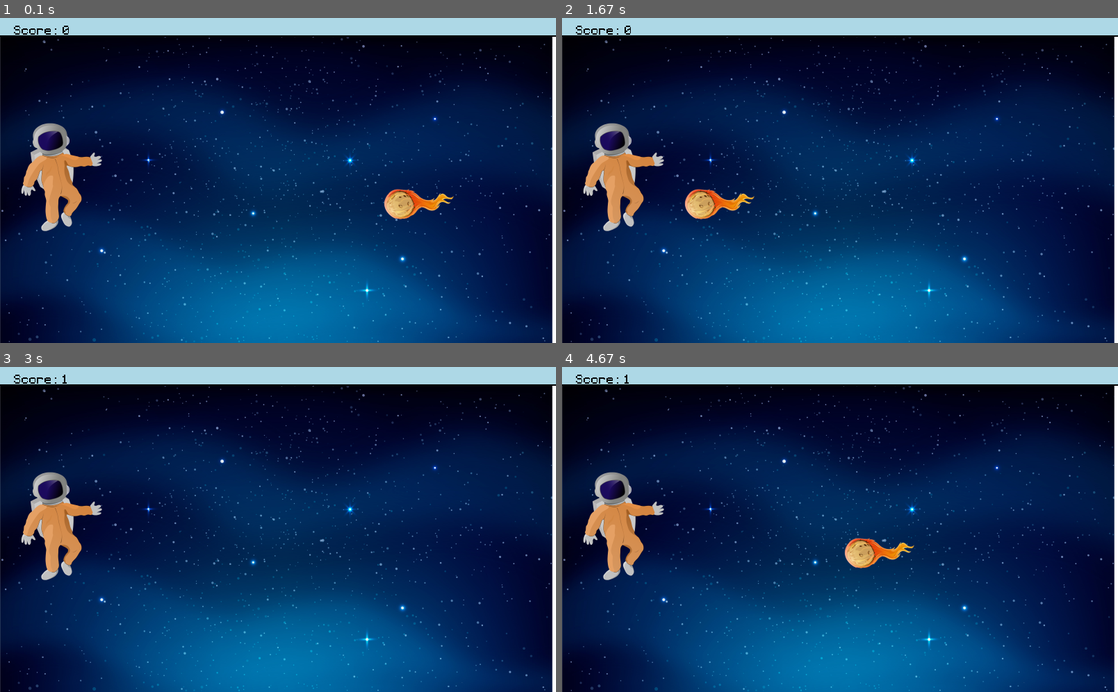
Above: before the commit, frames 1-4 (two rows, left to right).
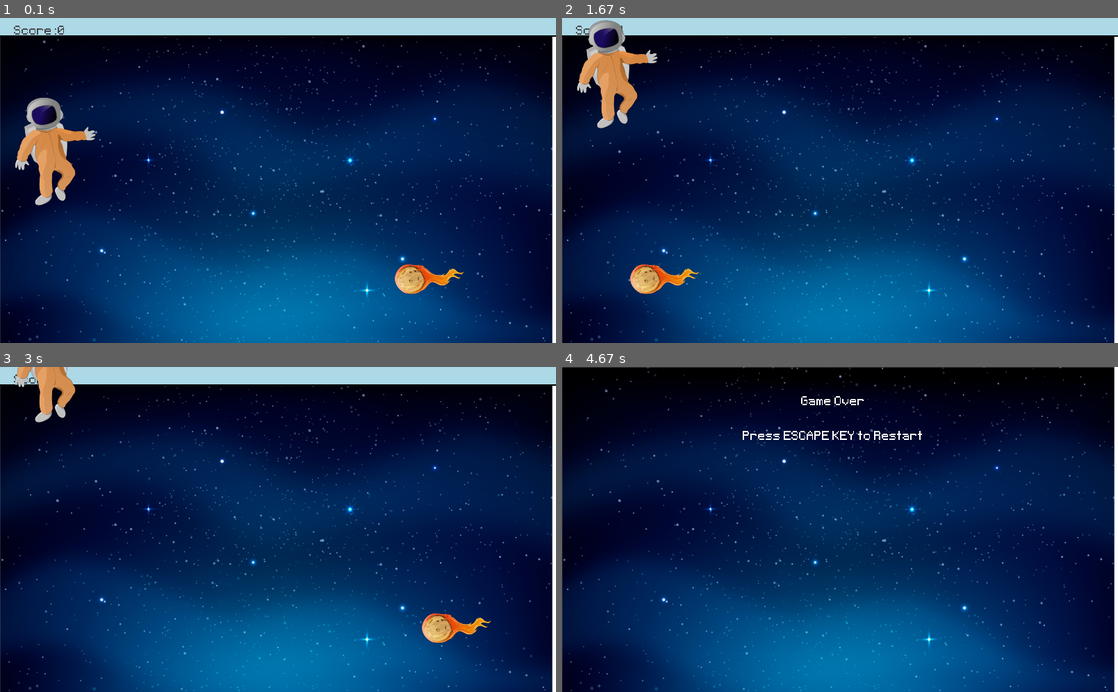
Above: after the commit, the same moments.

Repository: Manya2406/Space_Dodge
Game: pygame game, started from pygame space/game.py
Two runs of this game, one before a commit and one after it. Both use one fixed random seed, a clock stepped at 60 frames per second and the inputs below.
Inputs (mouse positions are in pixels of both pictures, inside the frame that each line leads up to):
- Up to frame 1 (0.1 s): no input
- Up to frame 2 (1.67 s): press the mouse at (617, 122) at 0.37 s; move the mouse to (717, 109) at 0.47 s; release the mouse at (817, 92) at 0.6 s; tap Space at 0.67 s; press the mouse at (617, 31) at 1.03 s; move the mouse to (717, 79) at 1.13 s; release the mouse at (823, 125) at 1.27 s; press the mouse at (617, 138) at 1.37 s; move the mouse to (645, 131) at 1.47 s; release the mouse at (673, 128) at 1.6 s
- Up to frame 3 (3 s): press the mouse at (55, 422) at 1.7 s; move the mouse to (222, 448) at 1.8 s; release the mouse at (394, 471) at 1.93 s; press the mouse at (55, 386) at 2.03 s; move the mouse to (100, 464) at 2.13 s; release the mouse at (144, 542) at 2.27 s; press the mouse at (55, 500) at 2.37 s; move the mouse to (100, 575) at 2.47 s; release the mouse at (144, 653) at 2.6 s; press the mouse at (55, 435) at 2.7 s; move the mouse to (194, 422) at 2.8 s; release the mouse at (333, 409) at 2.93 s
- Up to frame 4 (4.67 s): press the mouse at (617, 396) at 3.03 s; move the mouse to (817, 500) at 3.13 s; release the mouse at (1012, 607) at 3.27 s; press the mouse at (617, 510) at 3.37 s; move the mouse to (828, 487) at 3.47 s; release the mouse at (1034, 464) at 3.6 s; press the mouse at (617, 448) at 3.7 s; move the mouse to (739, 532) at 3.8 s; release the mouse at (862, 617) at 3.93 s; press the mouse at (617, 402) at 4.03 s; move the mouse to (639, 419) at 4.13 s; release the mouse at (667, 438) at 4.27 s; press the mouse at (617, 402) at 4.37 s; move the mouse to (817, 461) at 4.47 s; release the mouse at (1017, 523) at 4.6 s

The runs differ from the first frame. In frame 1, 4.1% of the frame differs, in the area x 2-84%, y 2-86%; in frame 2, 5.6%; in frame 3, 3.8%; in frame 4, 8.5%, in the area x 0-100%, y 0-66%.

Commit message:
game functional

Diff:
--- a/pygame space/game.py
+++ b/pygame space/game.py
@@ -1,5 +1,11 @@
 import pygame
 from sys import exit
+
+def display_score():
+    current_time = pygame.time.get_ticks() - start_time
+    score_surf = test_font.render('Score:'+ str(int(current_time/1000)), True,(64,64,64))
+    score_rect = score_surf.get_rect(topleft = (20,10))
+    screen.blit(score_surf, score_rect)
 
 
 pygame.init()
@@ -7,20 +13,23 @@
 pygame.display.set_caption("sprinter")
 clock = pygame.time.Clock()
 test_font = pygame.font.Font("font\Pixeltype.ttf", 30)
+game_active = True
+start_time = 0
 
-scr = '0'
 
 sky_surface = pygame.image.load("2824536_1.png").convert()
-text_surface_1 = test_font.render('Score:', False, 'Black' )
-text_rect_1 = text_surface_1.get_rect(topleft = (20,10))
-text_surface_2 = test_font.render(scr, False, 'Black' )
-text_rect_2 = text_surface_2.get_rect(topleft = (90,10))
+text_surf_open = test_font.render("Game Over",False, 'White')
+text_rect_open = text_surf_open.get_rect(center = (390,50))
+text_surf_open_1 = test_font.render("Press ESCAPE KEY to Restart",False, 'White')
+text_rect_open_1 = text_surf_open_1.get_rect(center = (390,100))
+
 
 snail_surface = pygame.image.load("asteroid.png").convert_alpha()
-snail_rect = snail_surface.get_rect(bottomright = (700,380))
+snail_rect = snail_surface.get_rect(bottomright = (700,400))
 
 player_surf = pygame.image.load("player.png").convert_alpha()
 player_rect = player_surf.get_rect(midbottom = (80,320))
+player_gravity = -10
 
 
 while True:
@@ -28,20 +37,54 @@
         if event.type == pygame.QUIT:
             pygame.quit()
             exit()
- #       if event.type == pygame.MOUSEMOTION:
-#            print(event.pos)
-    screen.blit(sky_surface, (0,0))
-    pygame.draw.rect(screen, "lightblue", pygame.Rect(0,0,800,25))
-    pygame.draw.line(screen, 'Black', (0,25), (800,25),2)
-    screen.blit(text_surface_1, text_rect_1)
-    snail_rect.x  -= 4
-    if snail_rect.right <= 0:
-        snail_rect.left = 800
-        scr = str(int(scr)+1)
-    screen.blit(snail_surface, snail_rect)
-    text_surface_2 = test_font.render(scr, False, 'Black' )
-    screen.blit(text_surface_2, text_rect_2)
-    screen.blit(player_surf, player_rect)
+        if game_active:
+            if event.type == pygame.MOUSEBUTTONDOWN:
+                if player_rect.collidepoint(event.pos):
+                    player_gravity = -10
+            if event.type == pygame.KEYDOWN:
+                if event.key == pygame.K_SPACE:
+                    player_gravity = -10
+        else:
+            if event.type == pygame.KEYDOWN and event.key == pygame.K_ESCAPE:
+                game_active = True
+                snail_rect.left = 800
+                start_time = pygame.time.get_ticks()
+
+    if game_active:
+        screen.blit(sky_surface, (0,0))
+        pygame.draw.rect(screen, "lightblue", pygame.Rect(0,0,800,25))
+        pygame.draw.line(screen, 'Black', (0,25), (800,25),2)
+        snail_rect.x  -= 5
+        if snail_rect.right <= 0:
+            snail_rect.left = 800
+          #  scr = str(int(scr)+1)
+        screen.blit(snail_surface, snail_rect)
+#        text_surface_2 = test_font.render(scr, False, 'Black' )
+   #     screen.blit(text_surface_2, text_rect_2)
+        display_score()
+
+
+        player_gravity += 0.5
+        player_rect.y += player_gravity
+        if player_rect.bottom >= 468: player_rect.bottom = 468
+        screen.blit(player_surf, player_rect)
+        if player_rect.bottom <= 0:
+            player_rect.bottom = 300
+
+        if snail_rect.colliderect(player_rect):
+            game_active = False
+
+    else:
+        screen.blit(sky_surface, (0,0))
+        screen.blit(text_surf_open, text_rect_open)
+        screen.blit(text_surf_open_1, text_rect_open_1)
+
+
+
+
+ #   keys = pygame.key.get_pressed()
+  #  if keys[pygame.K_SPACE]:
+
 
 #    mouse_pos = pygame.mouse.get_pos()
 
Binary file changed: pygame space/asteroid.png
Binary file changed: pygame space/player.png
